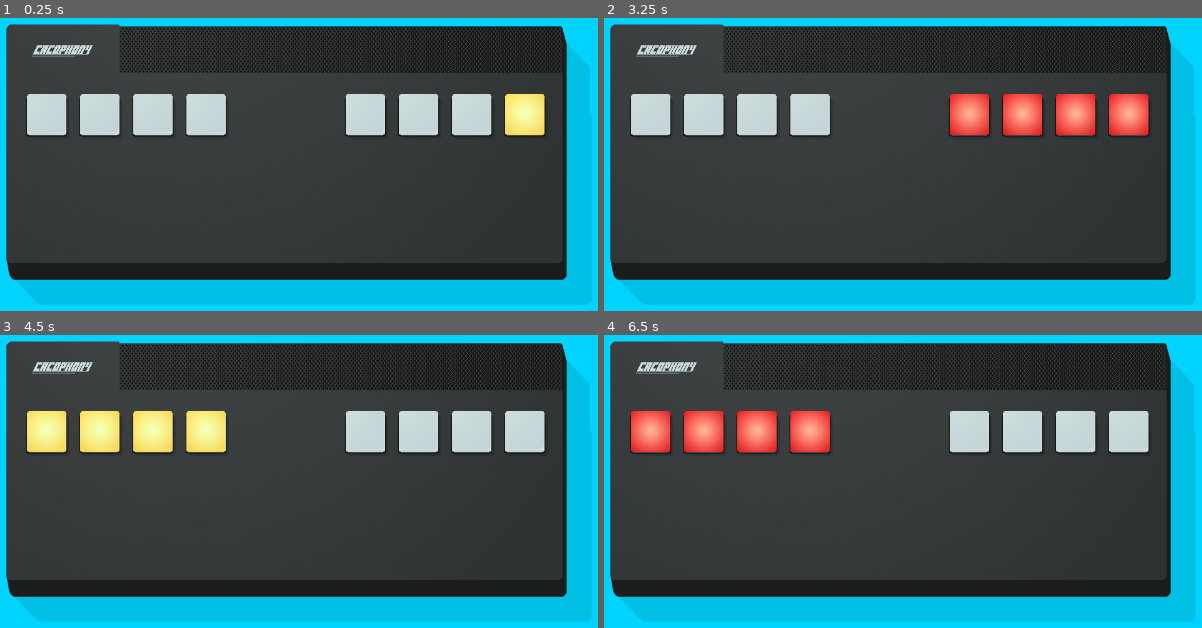
Above: before the commit, frames 1-4 (two rows, left to right).
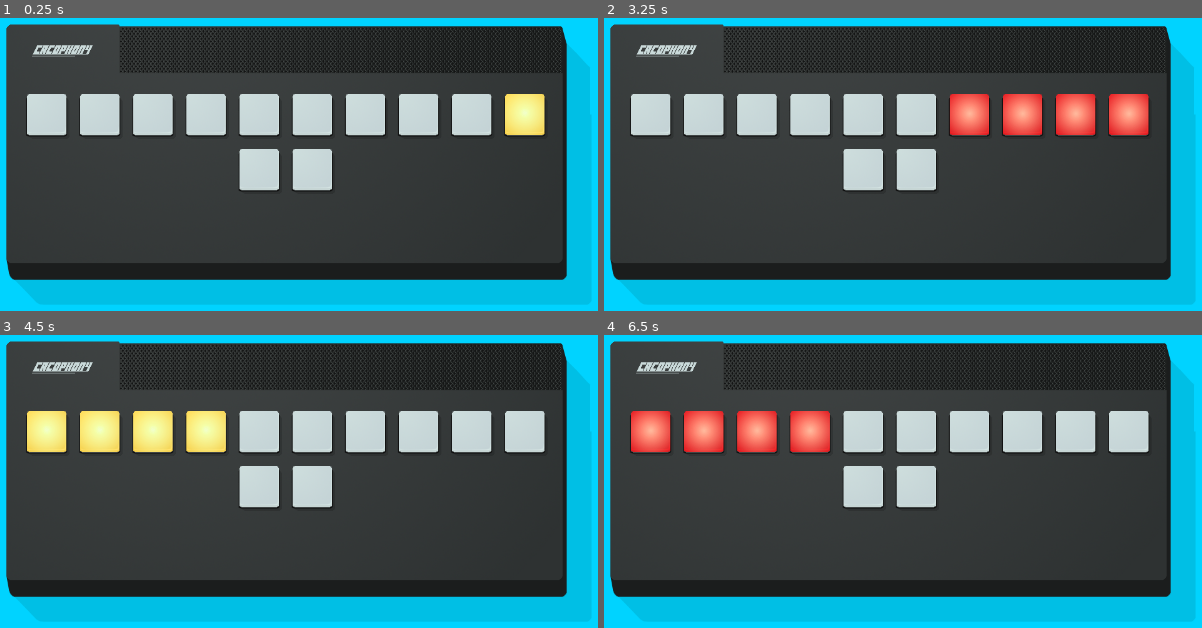
Above: after the commit, the same moments.

Repository: winterbeak/cacophony-t35x
Game: Godot game, scene res://Main.tscn
Two runs of this game, one before a commit and one after it. Both use one fixed random seed, a clock stepped at 60 frames per second and the inputs below.
Inputs:
- Up to frame 1 (0.25 s): no input
- Up to frame 2 (3.25 s): tap Enter at 0.5, 2 s; tap Space at 1.25, 2.75 s
- Up to frame 3 (4.5 s): tap Enter at 4.25 s
- Up to frame 4 (6.5 s): tap Space at 5 s

The runs differ from the first frame. In frame 1, 3.9% of the frame differs, in the area x 39-56%, y 25-60%; in frame 2, 3.9%; in frame 3, 3.9%; in frame 4, 3.9%.

Commit message:
Add chord component

Diff:
--- a/Analog Cacophony/scenes/Grid.gd
+++ b/Analog Cacophony/scenes/Grid.gd
@@ -3,6 +3,7 @@
 var timer = 0
 
 func _ready():
+	$ChordComponent.position.x = Constants.LIGHT_DISTANCE_HORIZ * 4
 	$SequenceComponent.position.x = Constants.LIGHT_DISTANCE_HORIZ * 6
 
 func _process(delta):
@@ -10,4 +11,6 @@
 		$SequenceComponent.activate(3)
 	elif timer % 600 == 200:
 		$QueryComponent.activate(3)
+	elif timer % 600 == 400:
+		$ChordComponent.activate(3)
 	timer += 1
--- a/Analog Cacophony/scenes/Grid.tscn
+++ b/Analog Cacophony/scenes/Grid.tscn
@@ -1,8 +1,9 @@
-[gd_scene load_steps=4 format=2]
+[gd_scene load_steps=5 format=2]
 
 [ext_resource path="res://scenes/components/SequenceComponent.tscn" type="PackedScene" id=1]
 [ext_resource path="res://scenes/Grid.gd" type="Script" id=2]
 [ext_resource path="res://scenes/components/QueryComponent.tscn" type="PackedScene" id=3]
+[ext_resource path="res://scenes/components/ChordComponent.tscn" type="PackedScene" id=4]
 
 [node name="Grid" type="Node2D"]
 script = ExtResource( 2 )
@@ -10,3 +11,5 @@
 [node name="QueryComponent" parent="." instance=ExtResource( 3 )]
 
 [node name="SequenceComponent" parent="." instance=ExtResource( 1 )]
+
+[node name="ChordComponent" parent="." instance=ExtResource( 4 )]
--- /dev/null
+++ b/Analog Cacophony/scenes/components/ChordComponent.tscn
@@ -0,0 +1,20 @@
+[gd_scene load_steps=4 format=2]
+
+[ext_resource path="res://scenes/components/BaseComponent.tscn" type="PackedScene" id=1]
+[ext_resource path="res://scenes/Light.tscn" type="PackedScene" id=2]
+[ext_resource path="res://scripts/components/ChordComponent.gd" type="Script" id=3]
+
+[node name="ChordComponent" instance=ExtResource( 1 )]
+script = ExtResource( 3 )
+
+[node name="Light4" parent="." index="1" instance=ExtResource( 2 )]
+key = "h"
+
+[node name="Light3" parent="." index="2" instance=ExtResource( 2 )]
+key = "g"
+
+[node name="Light2" parent="." index="3" instance=ExtResource( 2 )]
+key = "y"
+
+[node name="Light1" parent="." index="4" instance=ExtResource( 2 )]
+key = "t"
--- a/Analog Cacophony/scripts/Constants.gd
+++ b/Analog Cacophony/scripts/Constants.gd
@@ -1,3 +1,4 @@
 extends Node2D
 
 const LIGHT_DISTANCE_HORIZ: int = 85
+const LIGHT_DISTANCE_VERT: int = 88
--- /dev/null
+++ b/Analog Cacophony/scripts/components/ChordComponent.gd
@@ -0,0 +1,46 @@
+extends "res://scripts/components/BaseComponent.gd"
+
+# This component initially was going to simply involve pressing all
+# four lights, but because keyboards sometimes don't let you press
+# multiple keys at once, now we just press the first two lights then
+# the second two.
+
+var pressed_lights: Array = []
+
+func _ready() -> void:
+	lights = [$Light1, $Light2, $Light3, $Light4]
+
+	# Set light positions
+	lights[1].position.x = Constants.LIGHT_DISTANCE_HORIZ
+	lights[2].position.y = Constants.LIGHT_DISTANCE_VERT
+	lights[3].position.x = Constants.LIGHT_DISTANCE_HORIZ
+	lights[3].position.y = Constants.LIGHT_DISTANCE_VERT
+
+func start() -> void:
+	pressed_lights = []
+	for light in lights:
+		pressed_lights.append(false)
+	lights[0].turn_on()
+	lights[1].turn_on()
+
+func press_light(light_num: int) -> void:
+	lights[light_num].turn_off()
+	if pressed_lights[light_num]:
+		fail()
+	elif (not pressed_lights[0]) or (not pressed_lights[1]):
+		if light_num == 2 or light_num == 3:
+			fail()
+		else:
+			pressed_lights[light_num] = true
+			if pressed_lights[0] and pressed_lights[1]:
+				lights[2].turn_on()
+				lights[3].turn_on()
+	else:
+		pressed_lights[light_num] = true
+		if pressed_lights[2] and pressed_lights[3]:
+			deactivate()
+
+func on_key_press(key: String) -> void:
+	for i in range(len(lights)):
+		if key == lights[i].key:
+			press_light(i)
